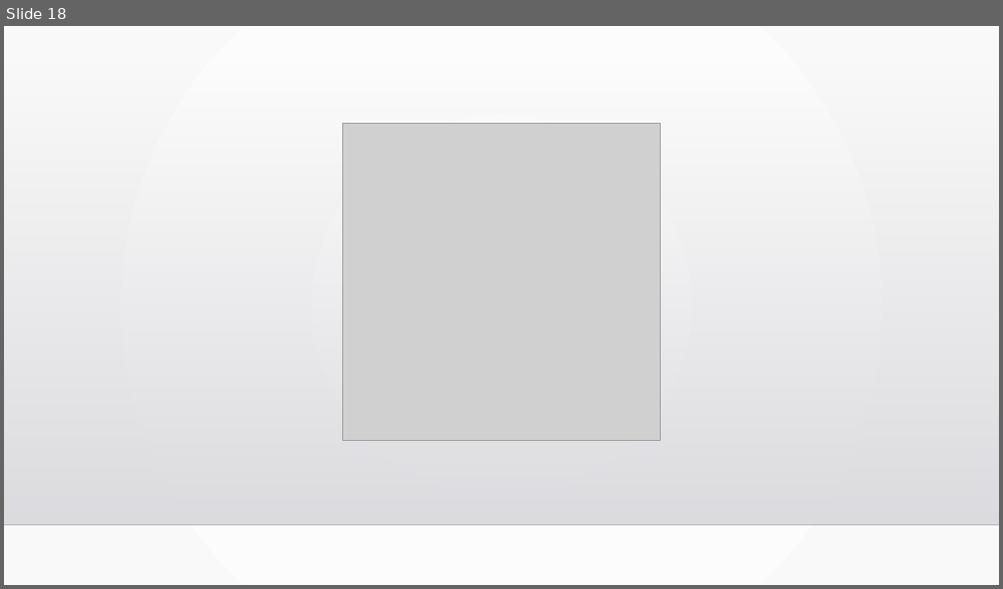
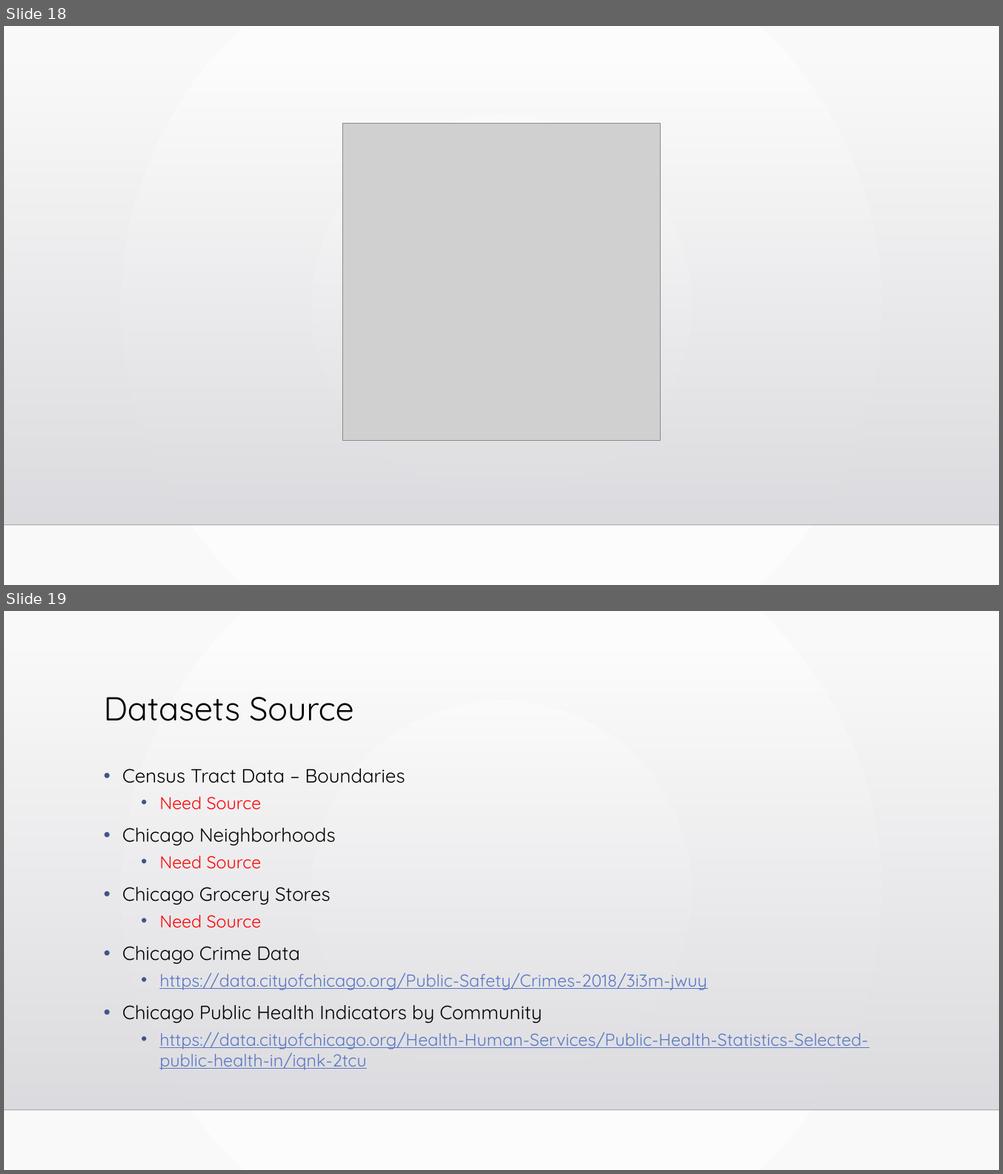
Before and after one commit to chell0011/MMA1, a slide deck: Chicago_Food_Deserts_v1.pptx. Shown one above the other, each under a label of ours: slide 18 before the commit, slides 18 and 19 after it. The pictures are 1003x589 and 1003x1174 pixels, drawn with LibreOffice and Linux fonts; fonts in the diff are those of the drawing; grey boxes stand for pictures; background and template pictures are left out. Boxes give left, top, right and bottom in pixels: in the first picture for what was removed or moved away, otherwise in the second. Text is boxed around its words. In the diff, an @@ line names an element or a change of style, - is before the commit and + after.

```diff
--- a/Chicago_Food_Deserts_v1.pptx
+++ b/Chicago_Food_Deserts_v1.pptx
@@ slide 19 added at box(4, 611, 999, 1170), background gradient #FFFFFF to #FAFAFA; not listed: 2 template elements that a slide beside it also shows @@
@@ title added at box(104, 697, 354, 721), 32 pt, text #000000 @@
+Datasets Source
@@ text added at box(122, 769, 868, 1071), 16.6 pt, text #5977C4, underline @@
+• Census Tract Data – Boundaries
+  • Need Source
+• Chicago Neighborhoods
+  • Need Source
+• Chicago Grocery Stores
+  • Need Source
+• Chicago Crime Data
+  • https://data.cityofchicago.org/Public-Safety/Crimes-2018/3i3m-jwuy
+• Chicago Public Health Indicators by Community
+  • https://data.cityofchicago.org/Health-Human-Services/Public-Health-Statistics-Selected-public-health-in/iqnk-2tcu
```
Also in this commit, not shown: 1 slide changed.
